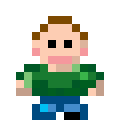
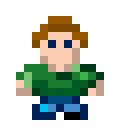
Layers edited between the first and the second 128px x 128px image:
painted on "Layer 1" over [16, 16, 104, 120]
